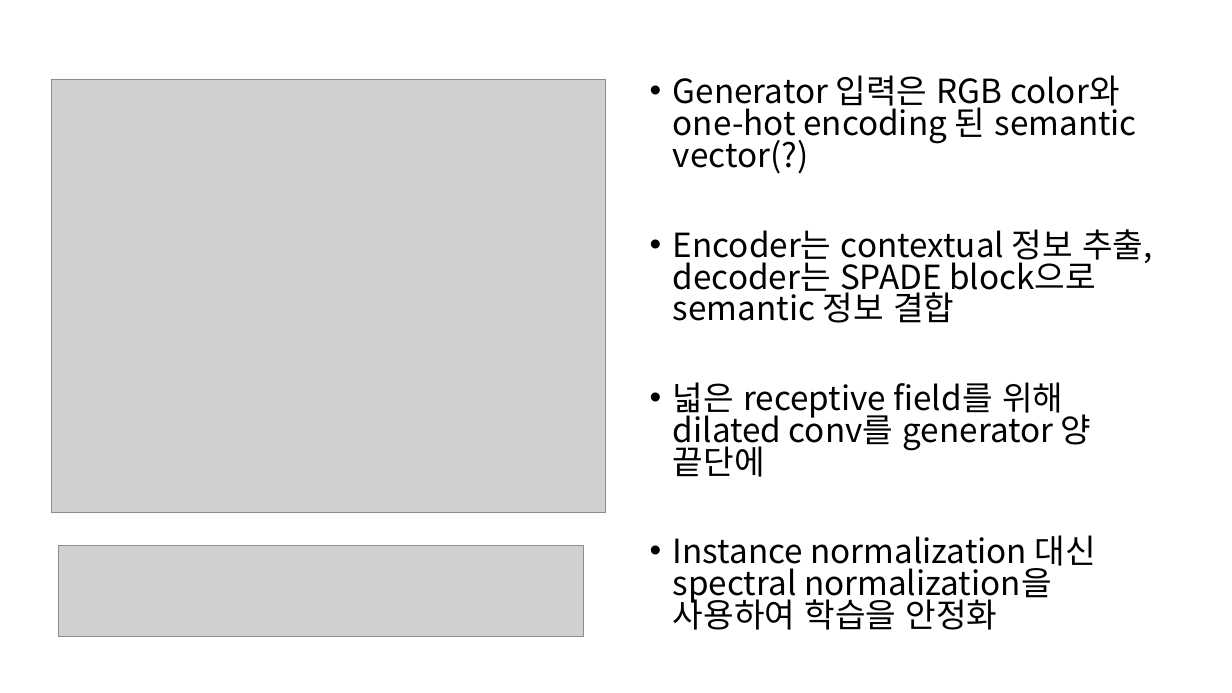
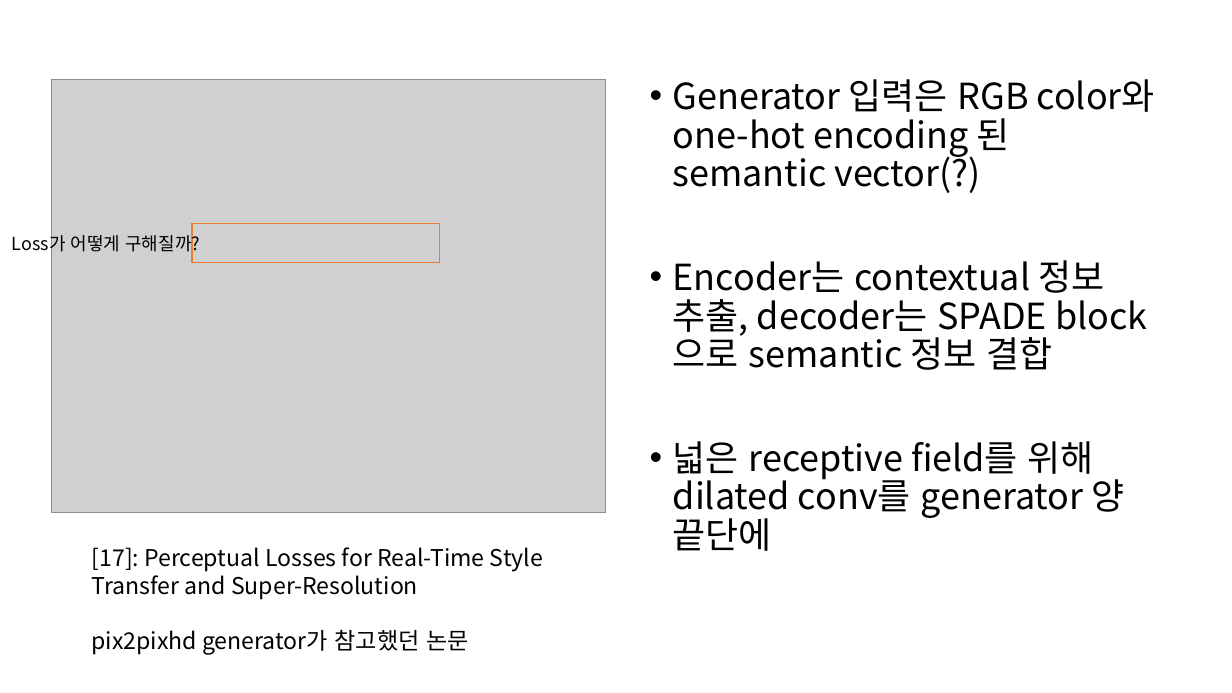
Before and after one commit to bbangsik13/paper-review, a slide deck: slide 10 of GAN/SESAME.pptx. Drawn at 1232x693 pixels with LibreOffice and Linux fonts; fonts in the diff are those of the drawing; grey boxes stand for pictures. Boxes give left, top, right and bottom in pixels: in the first picture for what was removed or moved away, otherwise in the second. Text is boxed around its words. In the diff, an @@ line names an element or a change of style, - is before the commit and + after.

```diff
--- a/GAN/SESAME.pptx
+++ b/GAN/SESAME.pptx
@@ text "Generator 입력은 RGB color와 one-hot ..." at [673, 79, 1155, 551]: size 25.9 to 28 pt; line spacing 0.8 to 0.9 @@
@@ text added at [12, 231, 200, 255], 14 pt, text #000000 @@
+Loss가 어떻게 구해질까?
@@ rectangle added at [192, 224, 440, 263], outline #ED7D31 1 pt @@
@@ text at [673, 535, 1096, 630]: paragraph removed @@
-• Instance normalization 대신 spectral normalization을 사용하여 학습을 안정화
@@ picture removed at [59, 545, 584, 637] @@
@@ text added at [92, 547, 543, 655], 18 pt, text #000000 @@
+[17]: Perceptual Losses for Real-Time Style Transfer and Super-Resolution
+pix2pixhd generator가 참고했던 논문
```
Also in this commit, not shown: 6 other slides changed, 5 slides added, 1 slide removed.
